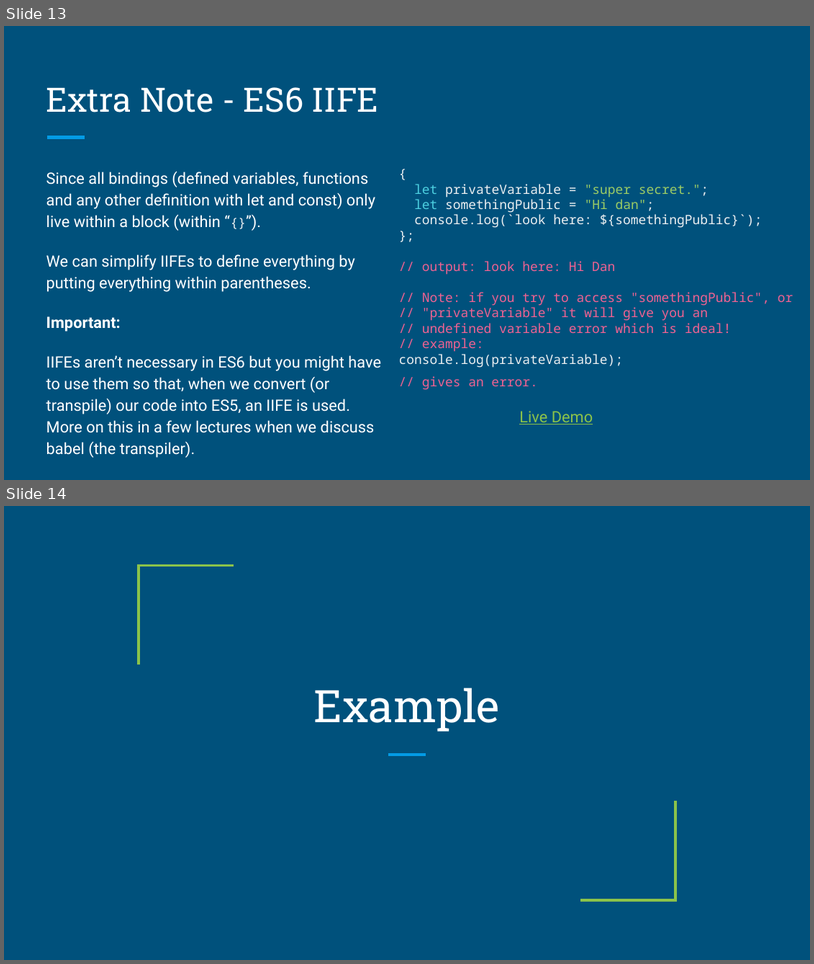
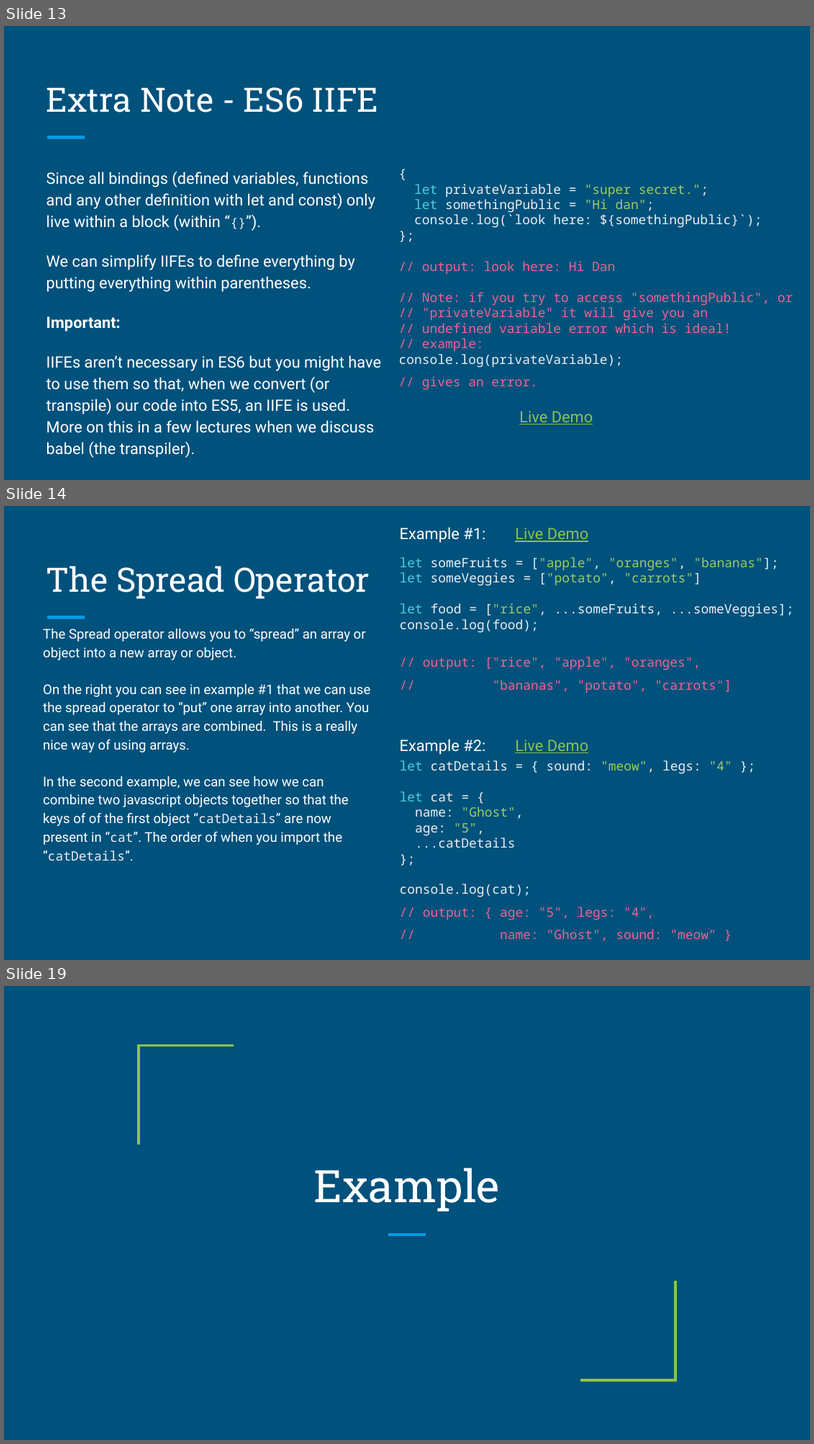
Before and after one commit to dmit-2008/DMIT2008-OE01-Fall-2026, a slide deck: docs/slides/DMIT2008-Week1-Day2-new.pptx. Shown one above the other, each under a label of ours: slides 13 and 14 before the commit, slides 13, 14 and 19 after it; the slides between them are not shown. The pictures are 814x964 and 814x1444 pixels, drawn with LibreOffice and Linux fonts; fonts in the diff are those of the drawing. Boxes give left, top, right and bottom in pixels: in the first picture for what was removed or moved away, otherwise in the second. Text is boxed around its words. In the diff, an @@ line names an element or a change of style, - is before the commit and + after.

```diff
--- a/docs/slides/DMIT2008-Week1-Day2-new.pptx
+++ b/docs/slides/DMIT2008-Week1-Day2-new.pptx
@@ slide 14 added at (4, 506, 810, 960), background #00517C; not listed: 1 template element that a slide beside it also shows @@
@@ text added at (400, 527, 486, 543), 14 pt, text #FFFFFF @@
+Example #1:
@@ text added at (515, 528, 589, 542), 14 pt, text #8BC34A, underline @@
+Live Demo
@@ title added at (46, 566, 370, 599), 30 pt, text #FFFFFF @@
+The Spread Operator
@@ text added at (400, 557, 795, 693), 11.5 pt, text #ECEFF1 @@
+let someFruits = ["apple", "oranges", "bananas"];
+let someVeggies = ["potato", "carrots"]
+let food = ["rice", ...someFruits, ...someVeggies];
+console.log(food);
+// output: ["rice", "apple", "oranges",
+// "bananas", "potato", "carrots"]
@@ text added at (43, 628, 371, 860), 12 pt, text #FFFFFF @@
+The Spread operator allows you to “spread” an array or object into a new array or object.
+On the right you can see in example #1 that we can use the spread operator to “put” one array into another. You can see that the arrays are combined. This is a really nice way of using arrays.
+In the second example, we can see how we can combine two javascript objects together so that the keys of of the first object “catDetails” are now present in “cat”. The order of when you import the “catDetails”.
@@ text added at (400, 739, 486, 754), 14 pt, text #FFFFFF @@
+Example #2:
@@ text added at (515, 739, 589, 753), 14 pt, text #8BC34A, underline @@
+Live Demo
@@ text added at (400, 760, 733, 941), 11.5 pt, text #ECEFF1 @@
+let catDetails = { sound: "meow", legs: "4" };
+let cat = {
+name: "Ghost",
+age: "5",
+...catDetails
+};
+console.log(cat);
+// output: { age: "5", legs: "4",
+// name: "Ghost", sound: "meow" }
@@ what was slide 14 is now slide 19 @@
```
Also in this commit, not shown: 3 slides changed, 5 other slides added, 1 slide removed, 1 other file.
